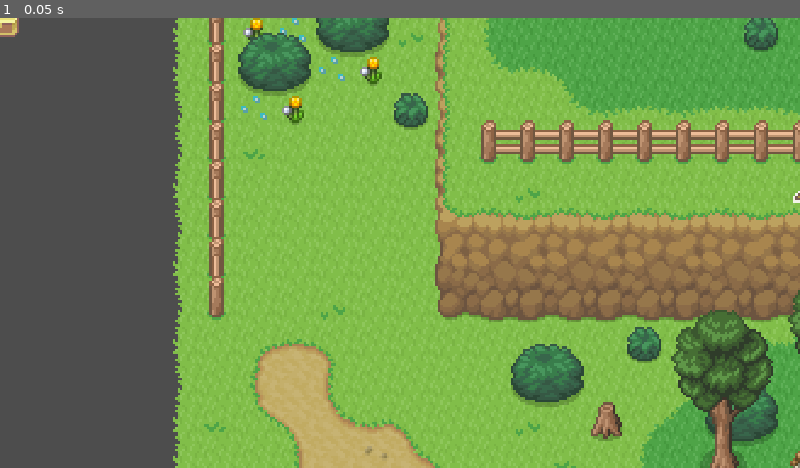
Above: before the commit, frame 1.
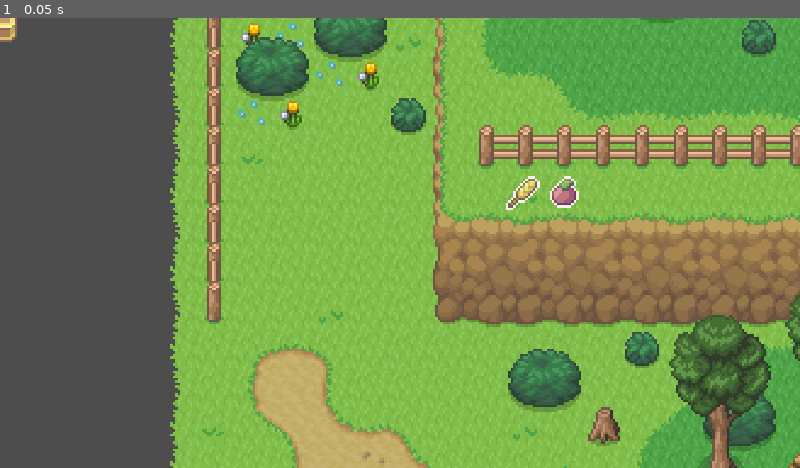
Above: after the commit, the same moment.

Repository: kawaiibats/tacobat
Game: Godot game, scene res://levels/taco_world.tscn
Two runs of this game, one before a commit and one after it. Both use one fixed random seed, a clock stepped at 60 frames per second and the inputs below. This scene is started directly instead of the project's main scene. Sound files missing from this copy of the repository are replaced by a short silence.
Inputs:
- Up to frame 1 (0.05 s): no input

The runs differ from the first frame. In frame 1, 16% of the frame differs, in the area x 0-100%, y 0-100%.

Commit message:
updated devlevel2 and tacoworld grids
and a decorative label for split stack

Diff:
--- a/components/inventory/inventory_ui/split_stack.tscn
+++ b/components/inventory/inventory_ui/split_stack.tscn
@@ -186,6 +186,27 @@
 label_settings = SubResource("LabelSettings_33m2r")
 horizontal_alignment = 2
 
+[node name="qty_decoration1" type="Label" parent="main_panel/scale"]
+layout_mode = 0
+offset_left = 4.0
+offset_top = 23.0
+offset_right = 431.0
+offset_bottom = 50.0
+scale = Vector2(0.4, 0.4)
+text = "TAKE"
+label_settings = SubResource("LabelSettings_33m2r")
+
+[node name="qty_decoration2" type="Label" parent="main_panel/scale"]
+layout_mode = 0
+offset_left = 4.0
+offset_top = 23.0
+offset_right = 431.0
+offset_bottom = 50.0
+scale = Vector2(0.4, 0.4)
+text = "LEAVE"
+label_settings = SubResource("LabelSettings_33m2r")
+horizontal_alignment = 2
+
 [node name="split_button" type="Button" parent="main_panel"]
 layout_mode = 1
 anchors_preset = 7
--- a/levels/dev_level_2.tscn
+++ b/levels/dev_level_2.tscn
@@ -798,19 +798,19 @@
 stoneCount = 15
 
 [node name="Bush" parent="." instance=ExtResource("2_y5atj")]
-position = Vector2(195, 84)
+position = Vector2(183, 88)
 
 [node name="Bush2" parent="." instance=ExtResource("2_y5atj")]
-position = Vector2(200, 60)
+position = Vector2(199, 56)
 
 [node name="Bush3" parent="." instance=ExtResource("2_y5atj")]
-position = Vector2(224, 90)
+position = Vector2(231, 88)
 
 [node name="Bush4" parent="." instance=ExtResource("2_y5atj")]
-position = Vector2(85, 73)
+position = Vector2(87, 73)
 
 [node name="Bush5" parent="." instance=ExtResource("2_y5atj")]
-position = Vector2(107, 104)
+position = Vector2(103, 104)
 
 [node name="WarpAreaEnterSound" type="AudioStreamPlayer2D" parent="."]
 stream = ExtResource("11_7hohh")
@@ -819,32 +819,32 @@
 stream = ExtResource("12_u6p3x")
 
 [node name="Spawn1" parent="." groups=["Spawn"] instance=ExtResource("13_oj5b4")]
-position = Vector2(147, 61)
+position = Vector2(151, 56)
 destID = 1
 
 [node name="Spawn2" parent="." groups=["Spawn"] instance=ExtResource("13_oj5b4")]
-position = Vector2(148, 215)
+position = Vector2(135, 216)
 destID = 2
 
 [node name="Spawn3" parent="." groups=["Spawn"] instance=ExtResource("13_oj5b4")]
-position = Vector2(162, 215)
+position = Vector2(151, 216)
 destID = 3
 
 [node name="Spawn4" parent="." groups=["Spawn"] instance=ExtResource("13_oj5b4")]
-position = Vector2(176, 215)
+position = Vector2(167, 216)
 destID = 4
 
 [node name="Spawn5" parent="." groups=["Spawn"] instance=ExtResource("13_oj5b4")]
-position = Vector2(191, 215)
+position = Vector2(184, 216)
 destID = 5
 
 [node name="warp2devisland" parent="." instance=ExtResource("12_jje0v")]
-position = Vector2(66, 237)
+position = Vector2(71, 232)
 destination = "devisland"
 destID = 1
 
 [node name="warp2devisland2" parent="." instance=ExtResource("12_jje0v")]
-position = Vector2(66, 199)
+position = Vector2(71, 200)
 destination = "devisland"
 destID = 2
 
@@ -855,31 +855,31 @@
 position = Vector2(223, 176)
 
 [node name="Entity Spawn Zone3" parent="." groups=["EntitySpawn"] instance=ExtResource("14_hvchv")]
-position = Vector2(223, 210)
+position = Vector2(223, 208)
 
 [node name="Entity Spawn Zone5" parent="." groups=["EntitySpawn"] instance=ExtResource("14_hvchv")]
-position = Vector2(67, 162)
+position = Vector2(63, 160)
 
 [node name="Entity Spawn Zone6" parent="." groups=["EntitySpawn"] instance=ExtResource("14_hvchv")]
-position = Vector2(67, 128)
+position = Vector2(63, 128)
 
 [node name="Entity Spawn Zone4" parent="." groups=["EntitySpawn"] instance=ExtResource("14_hvchv")]
-position = Vector2(223, 241)
+position = Vector2(223, 240)
 
 [node name="Entity Spawn Zone8" parent="." groups=["EntitySpawn"] instance=ExtResource("14_hvchv")]
-position = Vector2(111, 61)
+position = Vector2(111, 64)
 
 [node name="Entity Spawn Zone7" parent="." groups=["EntitySpawn"] instance=ExtResource("14_hvchv")]
-position = Vector2(223, 111)
+position = Vector2(223, 112)
 
 [node name="Entity Spawn Zone9" parent="." groups=["EntitySpawn"] instance=ExtResource("14_hvchv")]
-position = Vector2(175, 116)
+position = Vector2(175, 128)
 
 [node name="Entity Spawn Zone10" parent="." groups=["EntitySpawn"] instance=ExtResource("14_hvchv")]
-position = Vector2(91, 145)
+position = Vector2(79, 144)
 
 [node name="Entity Spawn Zone11" parent="." groups=["EntitySpawn"] instance=ExtResource("14_hvchv")]
-position = Vector2(87, 113)
+position = Vector2(79, 112)
 
 [connection signal="warp_area_entered" from="warp2devisland" to="." method="_on_warp_area_warp_area_entered"]
 [connection signal="warp_area_entered" from="warp2devisland2" to="." method="_on_warp_2_devisland_2_warp_area_entered"]
--- a/levels/taco_world.tscn
+++ b/levels/taco_world.tscn
@@ -1,4 +1,4 @@
-[gd_scene load_steps=24 format=3]
+[gd_scene load_steps=24 format=3 uid="uid://cp1d1dl3o6y7o"]
 
 [ext_resource type="Script" path="res://levels/taco_world.gd" id="1_ejeul"]
 [ext_resource type="Texture2D" uid="uid://bnl63dtbpq01f" path="res://art/sprout/Tilesets/ground tiles/old tiles/Grass.png" id="2_v4bfj"]
@@ -1702,6 +1702,7 @@
 
 [node name="Taco World" type="Node2D"]
 y_sort_enabled = true
+position = Vector2(-1, 2)
 script = ExtResource("1_ejeul")
 metadata/_edit_lock_ = true
 
@@ -1776,44 +1777,40 @@
 stream = ExtResource("12_hxaaj")
 
 [node name="warpArea" parent="." instance=ExtResource("13_s8gqm")]
-position = Vector2(32, 243)
+position = Vector2(41, 246)
 destination = "devisland"
 destID = 1
 
 [node name="Spawn1" parent="." groups=["Spawn"] instance=ExtResource("13_ohnr0")]
-position = Vector2(200, 212)
+position = Vector2(201, 214)
 destID = 1
 
 [node name="Spawn2" parent="." groups=["Spawn"] instance=ExtResource("13_ohnr0")]
-position = Vector2(127, 195)
+position = Vector2(135, 188)
 destID = 2
 
 [node name="Entity Spawn Zone3" parent="." groups=["EntitySpawn"] instance=ExtResource("14_napsf")]
-position = Vector2(195, 69)
+position = Vector2(201, 70)
 entitySpawnID = 2
 
 [node name="Entity Spawn Zone4" parent="." groups=["EntitySpawn"] instance=ExtResource("14_napsf")]
-position = Vector2(229, 69)
+position = Vector2(216, 70)
 entitySpawnID = 2
 
 [node name="Entity Spawn Zone7" parent="." groups=["EntitySpawn"] instance=ExtResource("14_napsf")]
-position = Vector2(405, 69)
+position = Vector2(409, 70)
 entitySpawnID = 2
 
-[node name="Entity Spawn Zone9" parent="." groups=["EntitySpawn"] instance=ExtResource("14_napsf")]
-position = Vector2(371, 69)
+[node name="Entity Spawn Zone8" parent="." groups=["EntitySpawn"] instance=ExtResource("14_napsf")]
+position = Vector2(249, 70)
 entitySpawnID = 2
 
-[node name="Entity Spawn Zone8" parent="." groups=["EntitySpawn"] instance=ExtResource("14_napsf")]
-position = Vector2(333, 69)
+[node name="Entity Spawn Zone6" parent="." groups=["EntitySpawn"] instance=ExtResource("14_napsf")]
+position = Vector2(265, 70)
 entitySpawnID = 2
 
-[node name="Entity Spawn Zone6" parent="." groups=["EntitySpawn"] instance=ExtResource("14_napsf")]
-position = Vector2(297, 69)
+[node name="Entity Spawn Zone5" parent="." groups=["EntitySpawn"] instance=ExtResource("14_napsf")]
+position = Vector2(233, 70)
 entitySpawnID = 2
 
-[node name="Entity Spawn Zone5" parent="." groups=["EntitySpawn"] instance=ExtResource("14_napsf")]
-position = Vector2(263, 69)
-entitySpawnID = 2
-
 [connection signal="warp_area_entered" from="warpArea" to="." method="_on_warp_area_warp_area_entered"]
